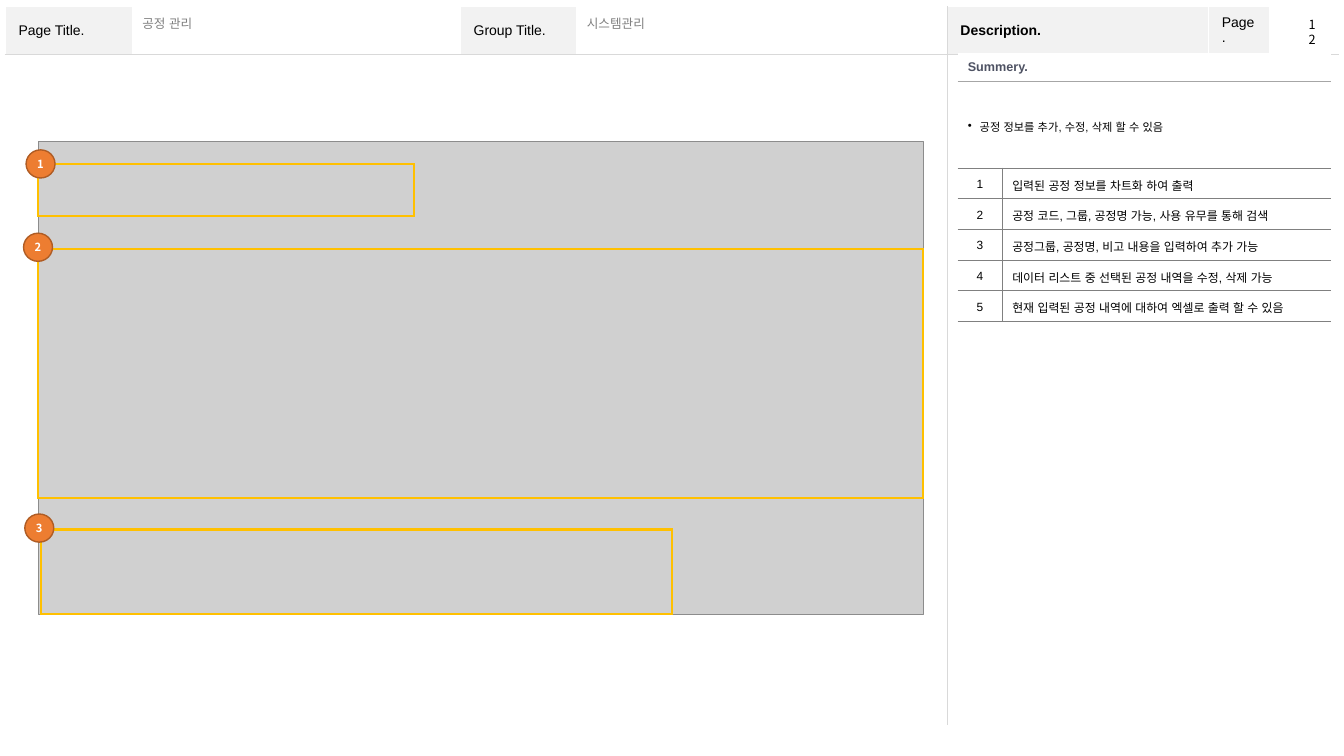
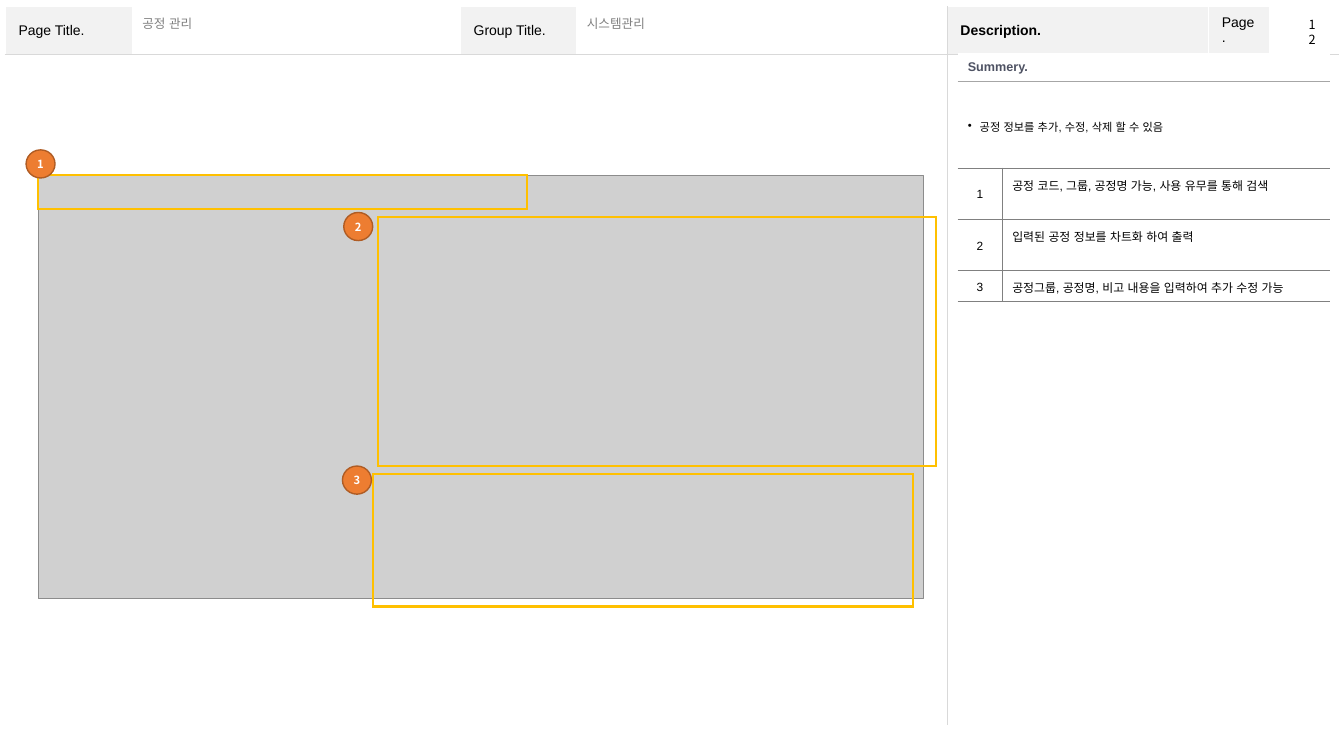
Before and after one commit to YJY1512/GoodeeTeamProject2, a slide deck: slide 12 of Team2 화면설계서.pptx. Drawn at 1344x756 pixels with LibreOffice and Linux fonts; fonts in the diff are those of the drawing; grey boxes stand for pictures. Boxes give left, top, right and bottom in pixels: in the first picture for what was removed or moved away, otherwise in the second. Text is boxed around its words. In the diff, an @@ line names an element or a change of style, - is before the commit and + after.

```diff
--- a/Team2 화면설계서.pptx
+++ b/Team2 화면설계서.pptx
@@ table at bbox=[958, 52, 1331, 298] @@
-row 3: 1 | 입력된 공정 정보를 차트화 하여 출력
-row 4: 2 | 공정 코드, 그룹, 공정명 가능, 사용 유무를 통해 검색
-row 5: 3 | 공정그룹, 공정명, 비고 내용을 입력하여 추가 가능
-row 6: 4 | 데이터 리스트 중 선택된 공정 내역을 수정, 삭제 가능
-row 7: 5 | 현재 입력된 공정 내역에 대하여 엑셀로 출력 할 수 있음
+row 3: 1 | 공정 코드, 그룹, 공정명 가능, 사용 유무를 통해 검색
+row 4: 2 | 입력된 공정 정보를 차트화 하여 출력
+row 5: 3 | 공정그룹, 공정명, 비고 내용을 입력하여 추가 수정 가능
@@ rectangle: place and size @@
-rectangle at bbox=[38, 164, 414, 216]
+rectangle at bbox=[38, 175, 527, 210]
@@ picture: place and size @@
-picture at bbox=[38, 142, 924, 615]
+picture at bbox=[38, 175, 924, 599]
@@ ellipse "2": place and size @@
-ellipse "2" at bbox=[23, 233, 52, 261]
+ellipse "2" at bbox=[344, 213, 373, 241]
@@ rectangle: place and size @@
-rectangle at bbox=[38, 249, 924, 498]
+rectangle at bbox=[378, 218, 937, 467]
@@ ellipse "3": place and size @@
-ellipse "3" at bbox=[25, 514, 54, 542]
+ellipse "3" at bbox=[343, 466, 372, 494]
@@ rectangle: place and size @@
-rectangle at bbox=[40, 529, 671, 614]
+rectangle at bbox=[373, 474, 913, 606]
```
Also in this commit, not shown: 11 other slides changed, 1 slide added, 1 slide removed, 8 other files.
